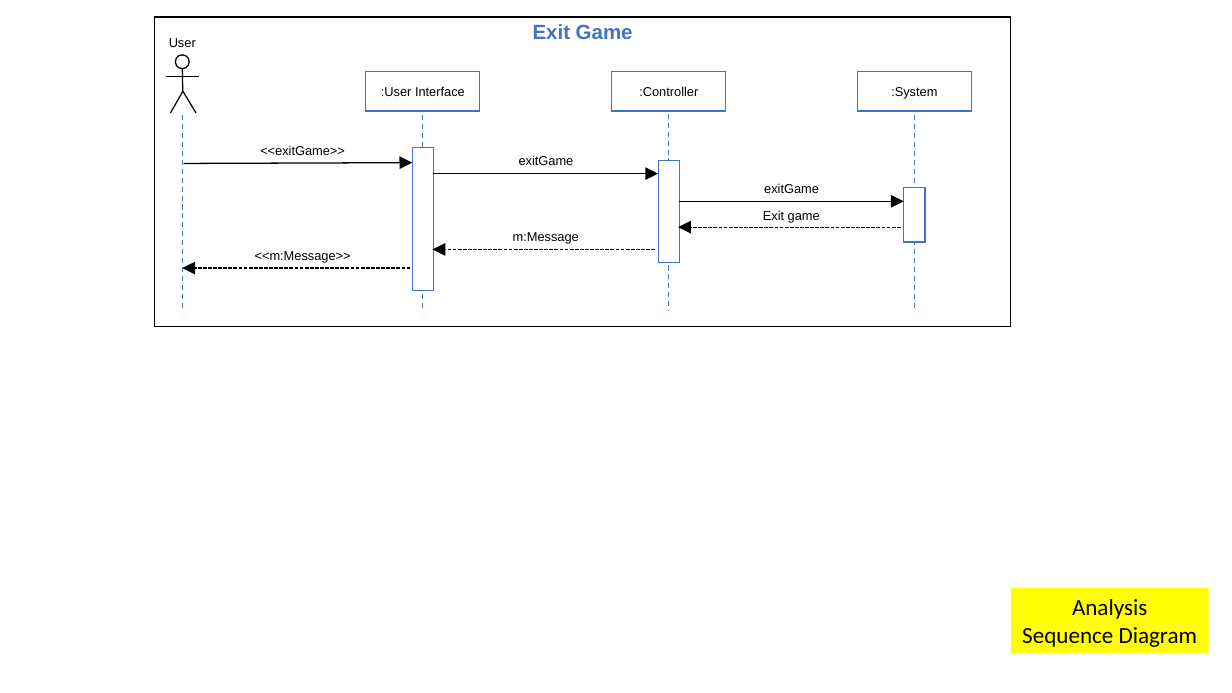
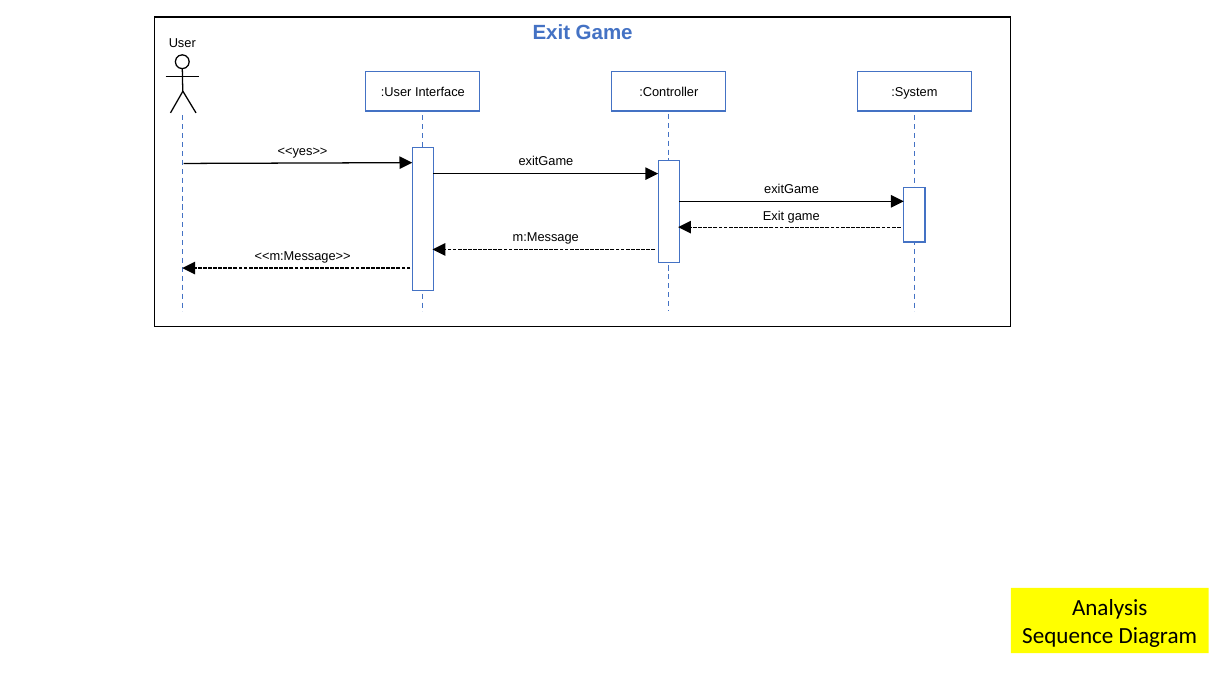
Before and after one commit to Eezby/Project-Burger, a slide deck: slide 5 of Documents/Deliverable drafts_&_templates/Deliverable 2/Sequence Diagram Source Graphics.pptx. Drawn at 1232x693 pixels with LibreOffice and Linux fonts; fonts in the diff are those of the drawing. Boxes give left, top, right and bottom in pixels: in the first picture for what was removed or moved away, otherwise in the second. Text is boxed around its words. In the diff, an @@ line names an element or a change of style, - is before the commit and + after.

```diff
--- a/Documents/Deliverable drafts_&_templates/Deliverable 2/Sequence Diagram Source Graphics.pptx
+++ b/Documents/Deliverable drafts_&_templates/Deliverable 2/Sequence Diagram Source Graphics.pptx
@@ text at [278, 147, 328, 158]: text changed @@
-<<exitGame>>
+<<yes>>
```
Also in this commit, not shown: 7 other slides changed, 2 other files.
